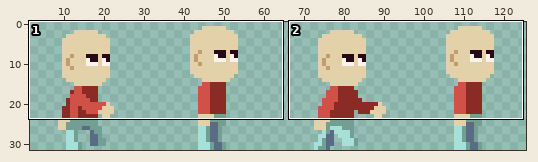
Sprite sheet, stored at LudumDare30/res/sprite/player/walk.png. Above, an overview of the earlier version with the close-up marked.
Close-up. Old version:
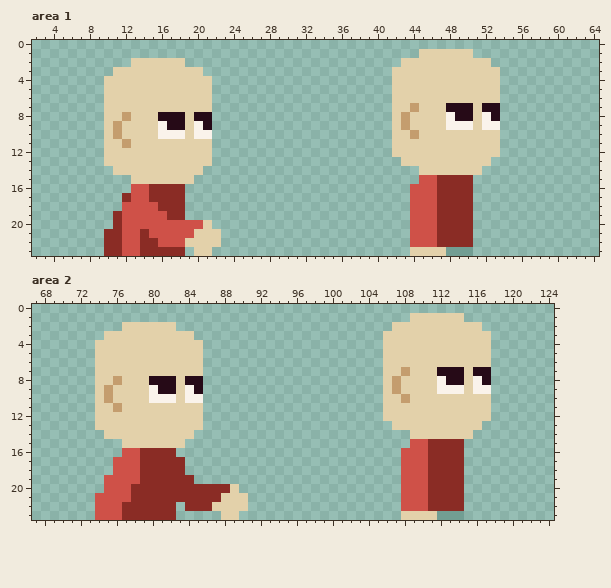
The file is 128x32 pixels. Shown: area 1: x 2..64, y 0..23; area 2: x 67..124, y 0..23. The wide view leaves out empty margins.
Now the later version:
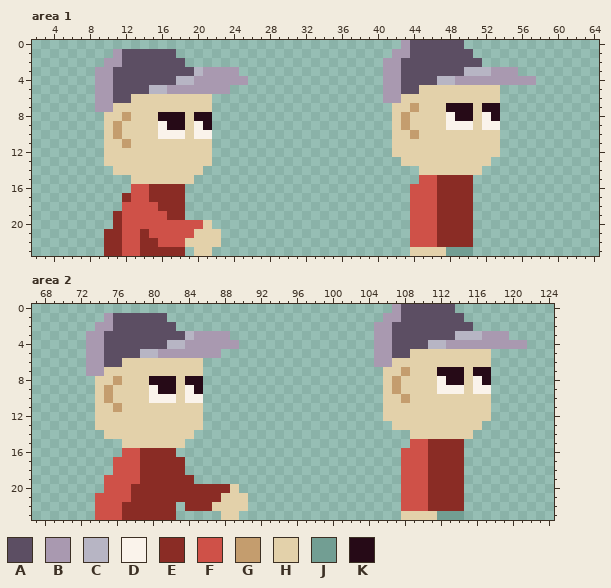
Palette (. is transparent): A #5c4e63  B #a999b0  C #b7b5c4  D #faf3eb  E #8a2c25  F #cf5148  G #c49d6e  H #e3d1aa  J #729e93  K #260a17
From old to new:
{"where": "area 1"}
{"y":0,"x":43,"old":".......","new":"BAAAAAA"}
{"y":1,"x":11,"old":".......","new":"BAAAAAA"}
{"y":1,"x":42,"old":"...HHHHHH","new":"BBAAAAAAA"}
{"y":2,"x":10,"old":"...HHHHHH","new":"BBAAAAAAA"}
{"y":2,"x":41,"old":"..HHHHHHHHHH","new":"BBAAAAAAAAA."}
{"y":3,"x":9,"old":"..HHHHHHHHHH....","new":"BBAAAAAAAAACBBBB"}
{"y":3,"x":41,"old":".HHHHHHHHHHHH..","new":"BBAAAAAAACCCBBB"}
{"y":4,"x":9,"old":".HHHHHHHHHHHH....","new":"BBAAAAAAACCBBBBBB"}
{"y":4,"x":41,"old":".HHHHHHHHHHHH....","new":"BBAAAACCBBBBBBBBB"}
{"y":5,"x":9,"old":".HHHHHHHHHHHH..","new":"BBAAAACCBBBBBBB"}
{"y":5,"x":41,"old":".HHH","new":"BBAA"}
{"y":6,"x":9,"old":".HHH","new":"BBAA"}
{"y":6,"x":41,"old":".H","new":"BB"}
{"y":7,"x":9,"old":".H","new":"BB"}
{"where": "area 2"}
{"y":0,"x":107,"old":".......","new":"BAAAAAA"}
{"y":1,"x":75,"old":".......","new":"BAAAAAA"}
{"y":1,"x":106,"old":"...HHHHHH","new":"BBAAAAAAA"}
{"y":2,"x":74,"old":"...HHHHHH","new":"BBAAAAAAA"}
{"y":2,"x":105,"old":"..HHHHHHHHHH","new":"BBAAAAAAAAA."}
{"y":3,"x":73,"old":"..HHHHHHHHHH....","new":"BBAAAAAAAAACBBBB"}
{"y":3,"x":105,"old":".HHHHHHHHHHHH..","new":"BBAAAAAAACCCBBB"}
{"y":4,"x":73,"old":".HHHHHHHHHHHH....","new":"BBAAAAAAACCBBBBBB"}
{"y":4,"x":105,"old":".HHHHHHHHHHHH....","new":"BBAAAACCBBBBBBBBB"}
{"y":5,"x":73,"old":".HHHHHHHHHHHH..","new":"BBAAAACCBBBBBBB"}
{"y":5,"x":105,"old":".HHH","new":"BBAA"}
{"y":6,"x":73,"old":".HHH","new":"BBAA"}
{"y":6,"x":105,"old":".H","new":"BB"}
{"y":7,"x":73,"old":".H","new":"BB"}
{"label":"changed","picture_box":[383,40,536,103]}
{"label":"changed","picture_box":[95,49,248,112]}
{"label":"changed","picture_box":[374,304,527,367]}
{"label":"changed","picture_box":[86,313,239,376]}
